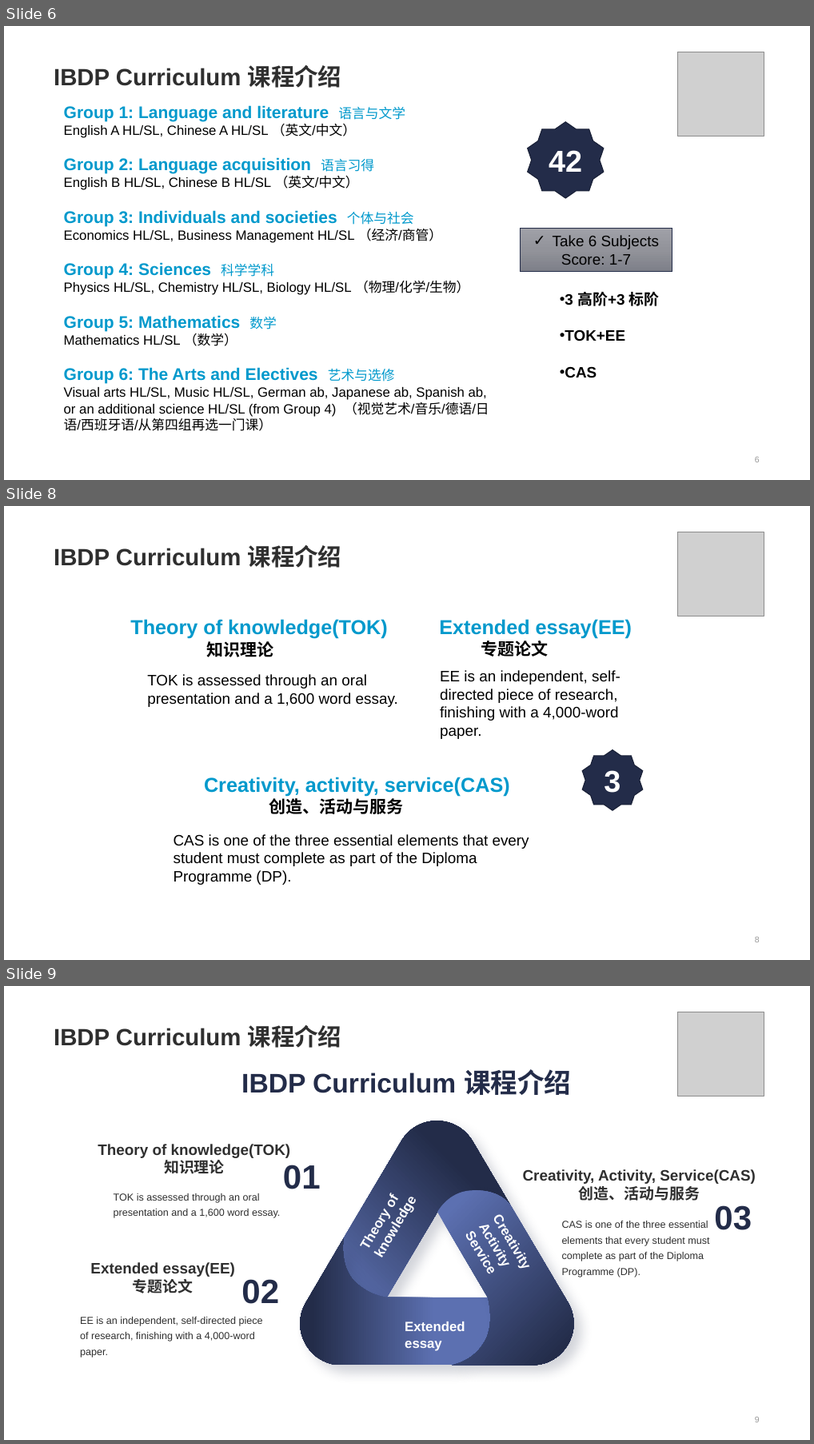
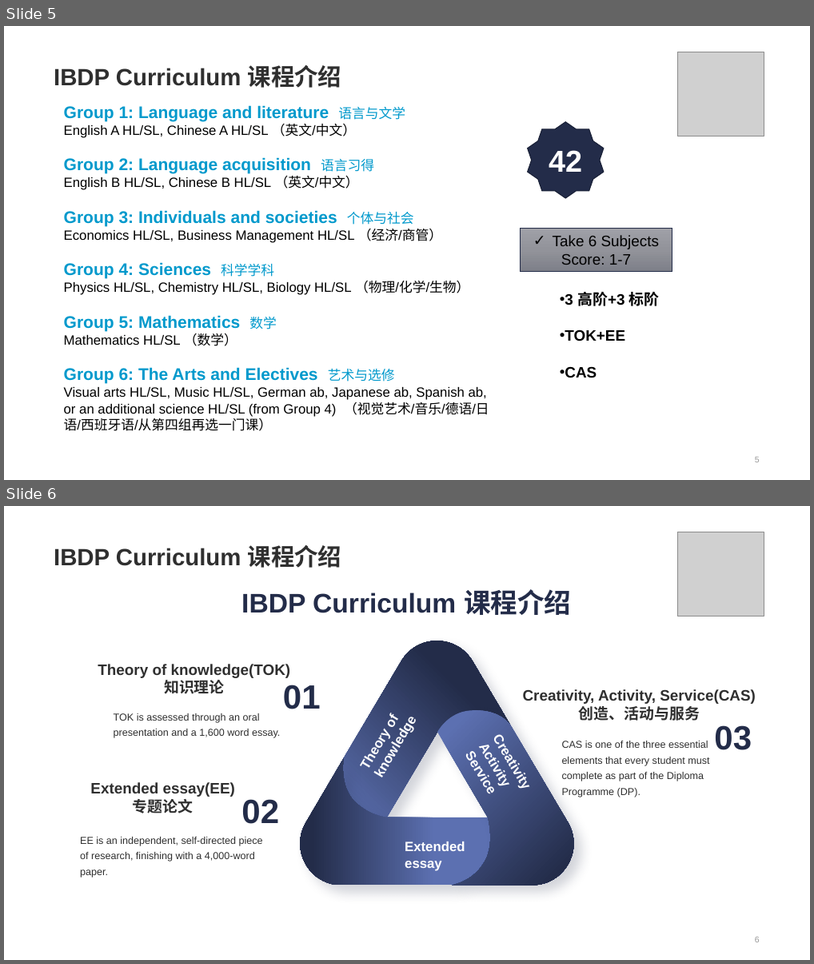
Before and after one commit to zpygithub/python-test, a slide deck: 2.pptx. Shown one above the other, each under a label of ours: slides 6, 8 and 9 before the commit, slides 5 and 6 after it; the slides between them are not shown. The pictures are 814x1444 and 814x964 pixels, drawn with LibreOffice and Linux fonts; fonts in the diff are those of the drawing; grey boxes stand for pictures. Boxes give left, top, right and bottom in pixels: in the first picture for what was removed or moved away, otherwise in the second. Text is boxed around its words. In the diff, an @@ line names an element or a change of style, - is before the commit and + after.

```diff
--- a/2.pptx
+++ b/2.pptx
@@ slide 8 removed at (4,506,810,960), background #FFFFFF @@
@@ title removed at (54,545,342,568) @@
-IBDP Curriculum 课程介绍
@@ picture removed at (678,532,764,616) @@
@@ text removed at (130,619,388,657) @@
-Theory of knowledge(TOK)
-知识理论
@@ text removed at (439,619,632,656) @@
-Extended essay(EE)
-专题论文
@@ text removed at (440,670,621,739) @@
-EE is an independent, self-directed piece of research, finishing with a 4,000-word paper.
@@ text removed at (147,674,398,707) @@
-TOK is assessed through an oral presentation and a 1,600 word essay.
@@ star removed at (583,750,643,810) @@
-3
@@ text removed at (204,776,510,814) @@
-Creativity, activity, service(CAS)
-创造、活动与服务
@@ text removed at (174,834,530,884) @@
-CAS is one of the three essential elements that every student must complete as part of the Diploma Programme (DP).
@@ page number removed at (755,936,760,942) @@
-8
@@ what was slide 6 is now slide 5 @@
@@ what was slide 9 is now slide 6 @@
```
Also in this commit, not shown: 7 slides changed, 4 slides added, 3 other slides removed.
